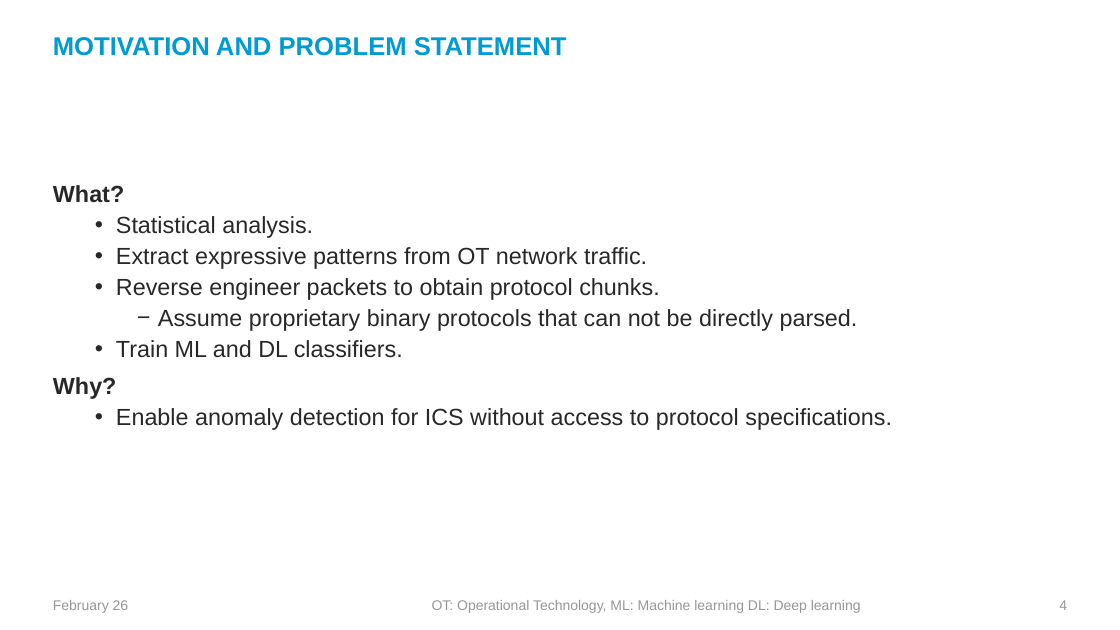
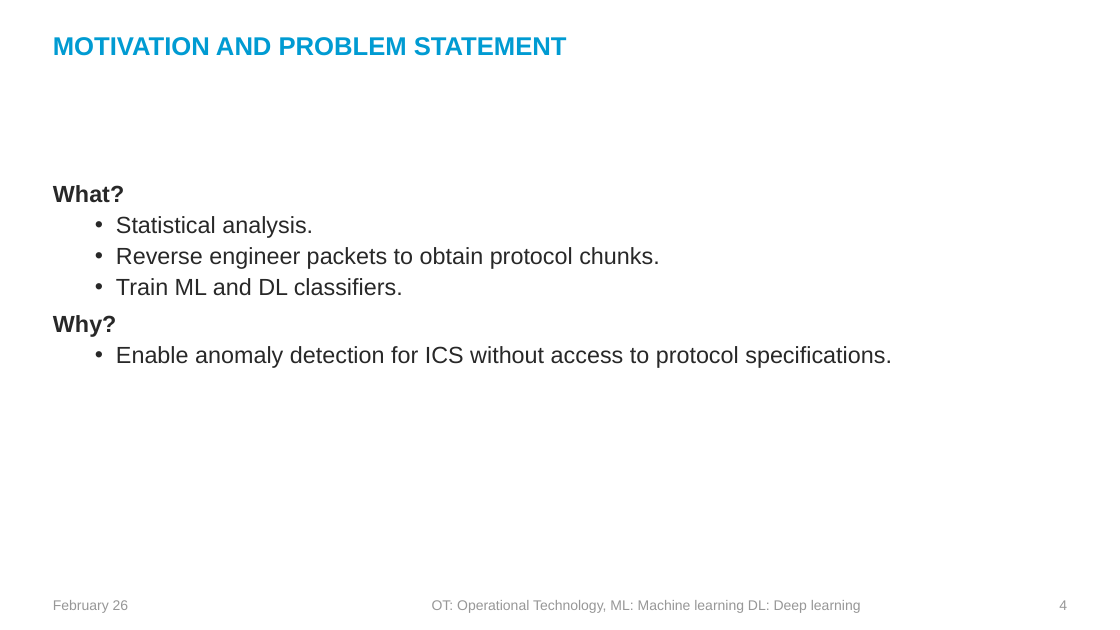
Before and after one commit to abdelazizSalah/Study_Project, a slide deck: slide 4 of Assignment6/final_presentation.pptx. Drawn at 1120x630 pixels with LibreOffice and Linux fonts; fonts in the diff are those of the drawing; background and template pictures are left out. Boxes give left, top, right and bottom in pixels: in the first picture for what was removed or moved away, otherwise in the second. Text is boxed around its words. In the diff, an @@ line names an element or a change of style, - is before the commit and + after.

```diff
--- a/Assignment6/final_presentation.pptx
+++ b/Assignment6/final_presentation.pptx
@@ text at box(116, 247, 647, 269): paragraph removed @@
-  • Extract expressive patterns from OT network traffic.
@@ text at box(158, 309, 858, 331): paragraph removed @@
-    − Assume proprietary binary protocols that can not be directly parsed.
```
Also in this commit, not shown: 6 other slides changed, 6 slides added, 49 other files.
